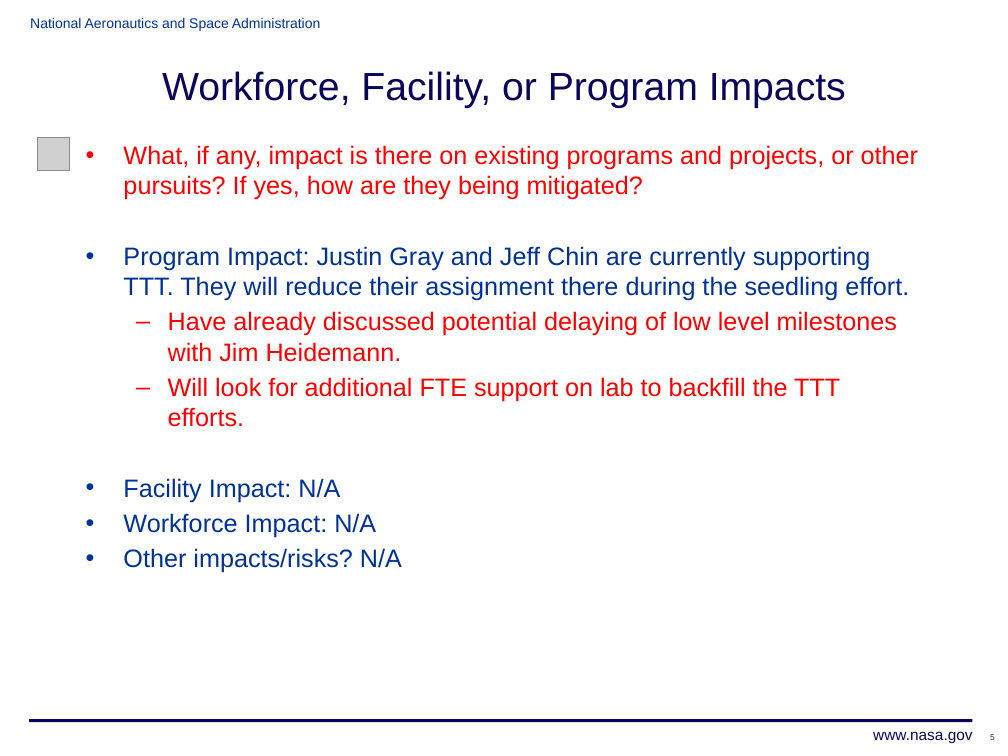
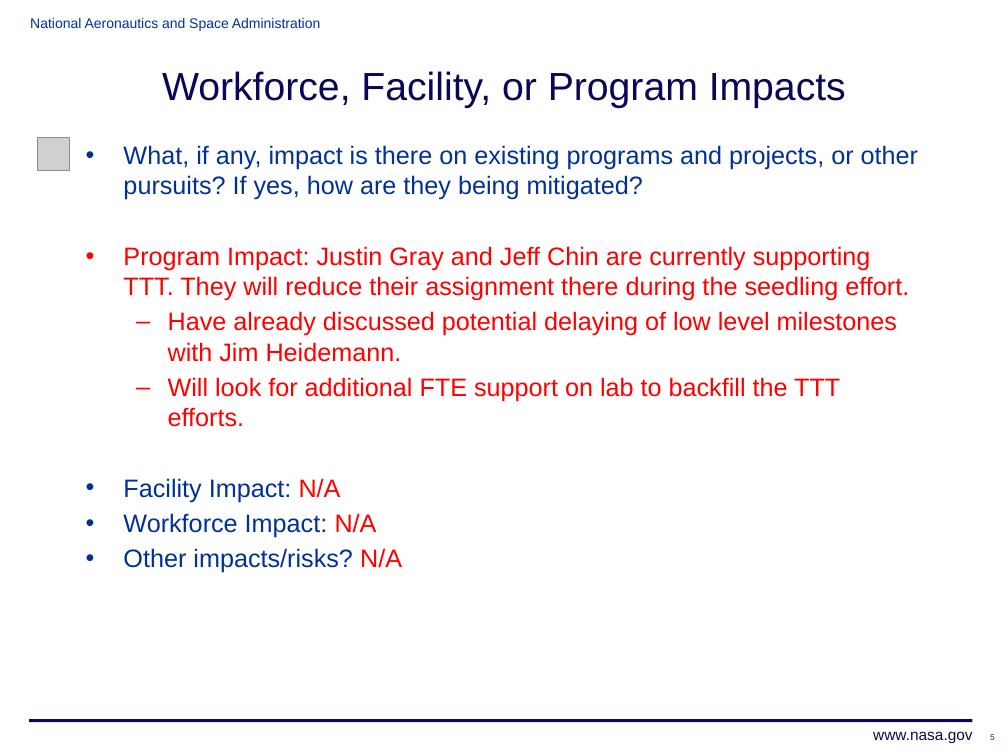
Before and after one commit to JustinSGray/Seedling2015, a slide deck: slide 5 of HPA_RRB_Presentation.pptx. Drawn at 1008x756 pixels with LibreOffice and Linux fonts; fonts in the diff are those of the drawing; grey boxes stand for pictures; background and template pictures are left out. Boxes give left, top, right and bottom in pixels: in the first picture for what was removed or moved away, otherwise in the second. Text is boxed around its words. In the diff, an @@ line names an element or a change of style, - is before the commit and + after.

```diff
--- a/HPA_RRB_Presentation.pptx
+++ b/HPA_RRB_Presentation.pptx
@@ text at <box>123,145,918,573</box>: text colour #FF0000 to #003296 in "What, if any, impact is there on ..."; text colour #003296 to #FF0000 in "Program Impact: Justin Gray and Jeff Chin ...", "N/A", "N/A", "N/A" @@
```
Also in this commit, not shown: 7 other slides changed, 1 other file.
